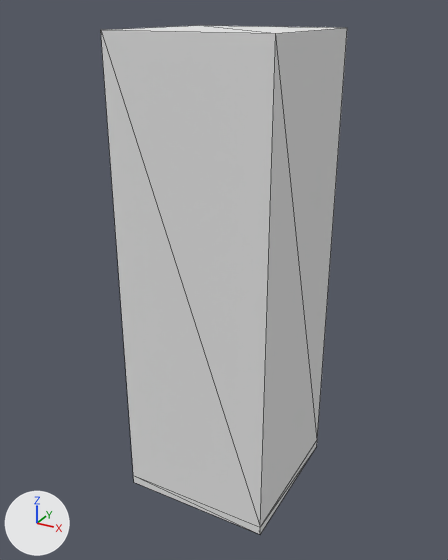
An edit to the OBJ model project/resource/graphics/tile/models/15.obj, drawn before and after from the same camera.
Rendered twice from a camera (50 mm lens) standing at (2.79, -5.2, 4.97) and looking at (-0.05, -0.03, 2.39). Lighting does not change. The marker at lower left points along +X, +Y and +Z. Mesh edges are drawn as thin lines. Where no turn or scale is listed for an object, it has been applied to the vertices. Vertices at the same position are counted once.

In view in the first picture: 'Untitled'.
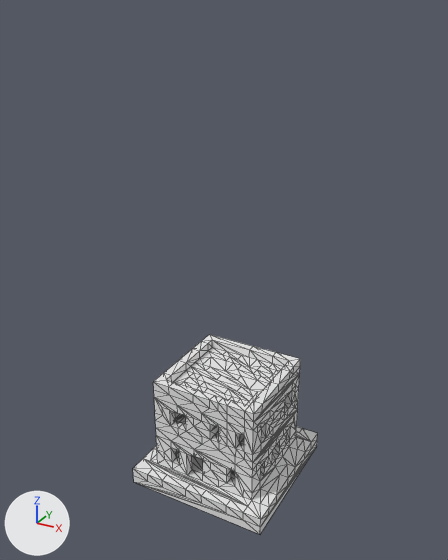
The edits, one by one:
me_untitled is used by ob_untitled; location (0.0, 0.0, 0.0).
me_untitled had 12 vertices, 20 faces and spanned x -0.8..0.8, y -0.8..0.8, z 0.0..4.8.
me_untitled now has 924 vertices, 1936 faces and spans x -0.8..0.8, y -0.8..0.8, z 0.0..1.3.
me_untitled part 1: 916 vertices added at x -0.8..0.8, y -0.8..0.8, z 0.1..1.3.
me_untitled part 2: 4 vertices removed from x -0.8..0.8, y -0.8..0.8, z 4.8.

Changed parts and their boxes [x1, y1, x2, y2] in the pictures (448 x 560 px):
'Untitled', reshaped (25% narrower, 61% shorter): before [101, 25, 347, 534]; after [133, 334, 318, 534]
part 1 of me_untitled, added: after [133, 334, 318, 534]
part 2 of me_untitled, deleted: before [101, 25, 347, 527]
